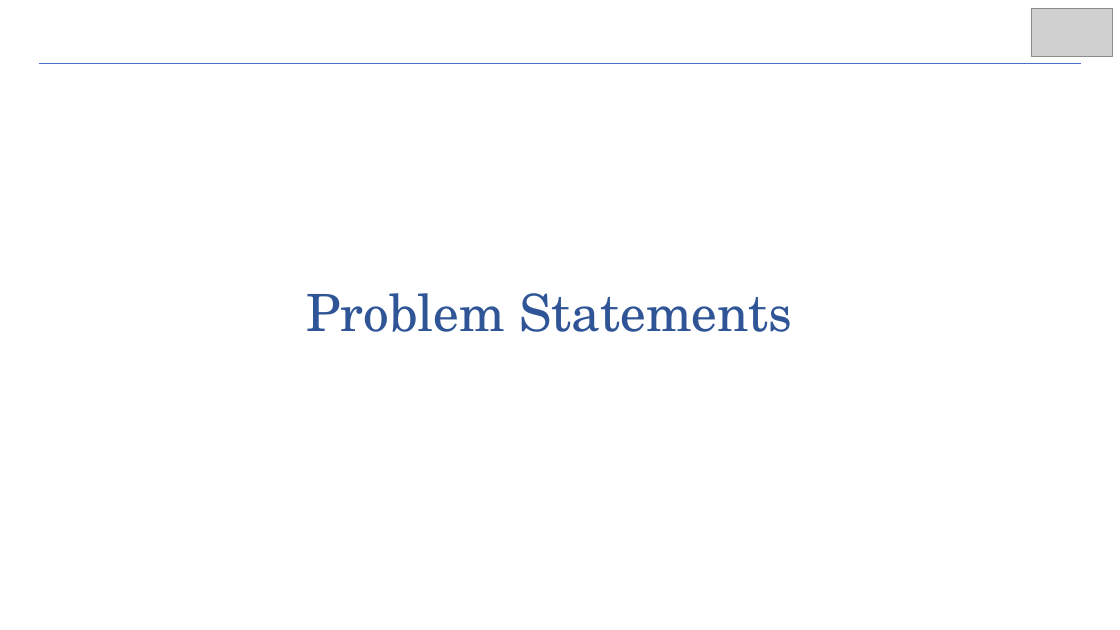
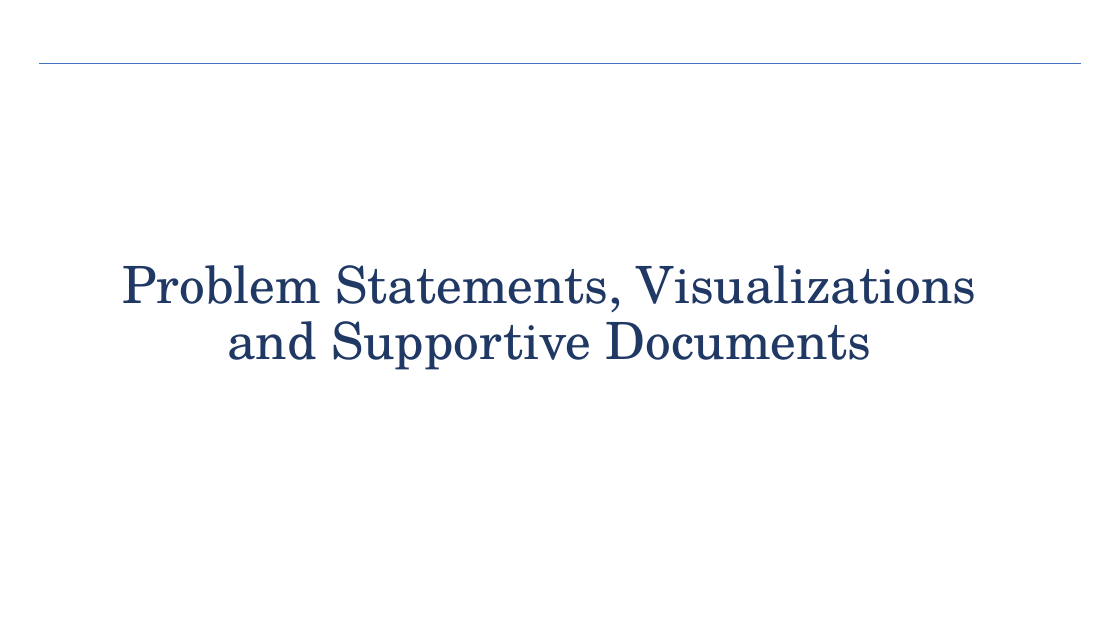
Before and after one commit to ds-souvik/Bank_Loan_Analysis_with_PowerBI_Dashboards, a slide deck: slide 7 of Loan Data Analysis and Dashboard Presentation.pptx (slide 3 before the commit). Drawn at 1120x630 pixels with LibreOffice and Linux fonts; fonts in the diff are those of the drawing; grey boxes stand for pictures. Boxes give left, top, right and bottom in pixels: in the first picture for what was removed or moved away, otherwise in the second. Text is boxed around its words. In the diff, an @@ line names an element or a change of style, - is before the commit and + after.

```diff
--- a/Loan Data Analysis and Dashboard Presentation.pptx
+++ b/Loan Data Analysis and Dashboard Presentation.pptx
@@ picture removed at <box>1031,8,1113,56</box> @@
@@ title at <box>122,265,976,370</box>: text changed; text colour #2F5597 to #203864 @@
-Problem Statements
+Problem Statements, Visualizations and Supportive Documents
```
Also in this commit, not shown: 5 other slides changed, 11 slides added, 18 slides removed, 1 other file.
